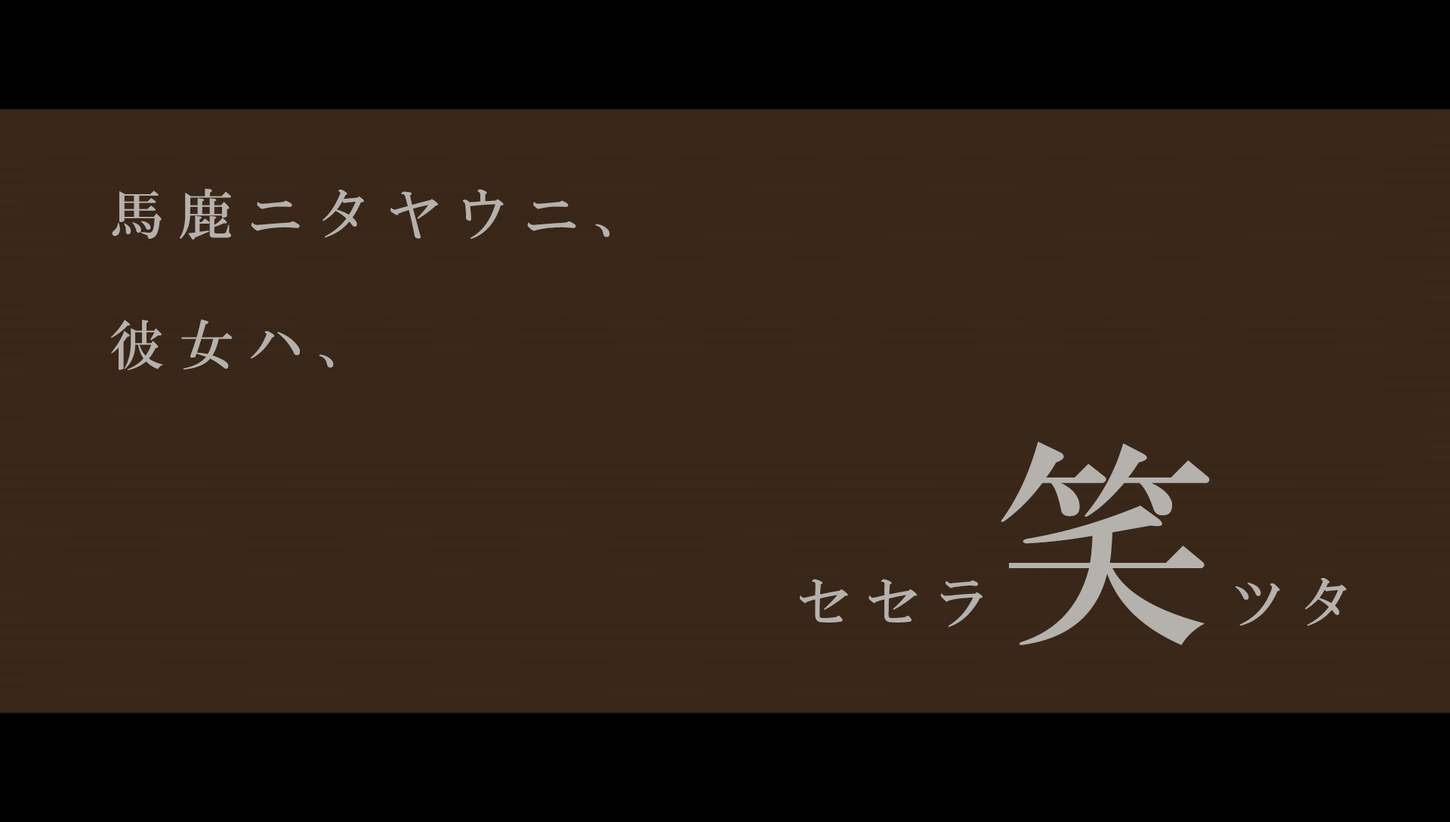
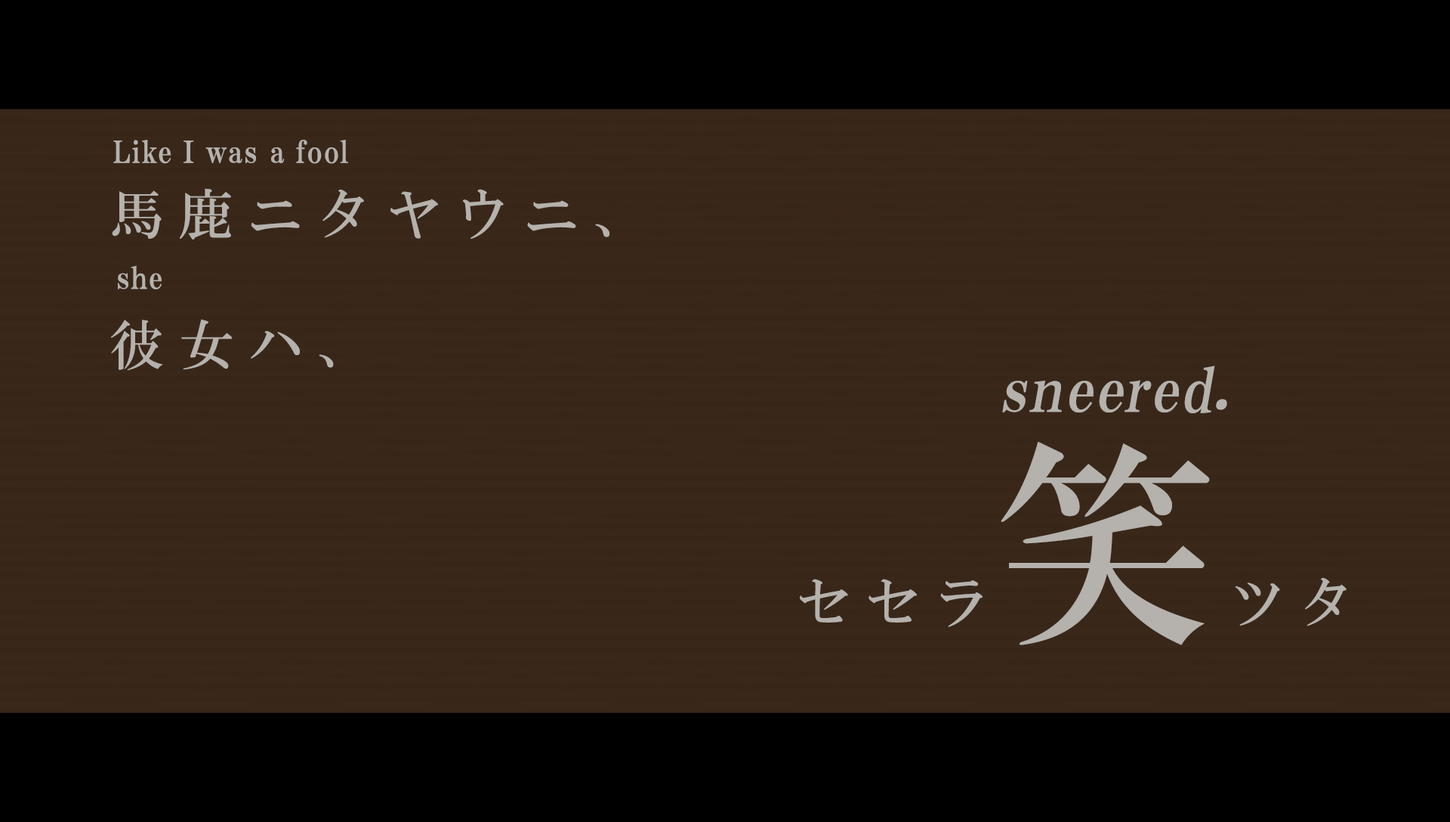
Revision of a layered 1450 × 822 image; what changed, layer by layer:
added layer "she" above "sneered." over [117, 265, 162, 290]
added layer "sneered." above "Like I was a fool" over [1002, 365, 1228, 414]
added layer "Like I was a fool" above "セセラ ツタ" over [113, 139, 349, 164]
